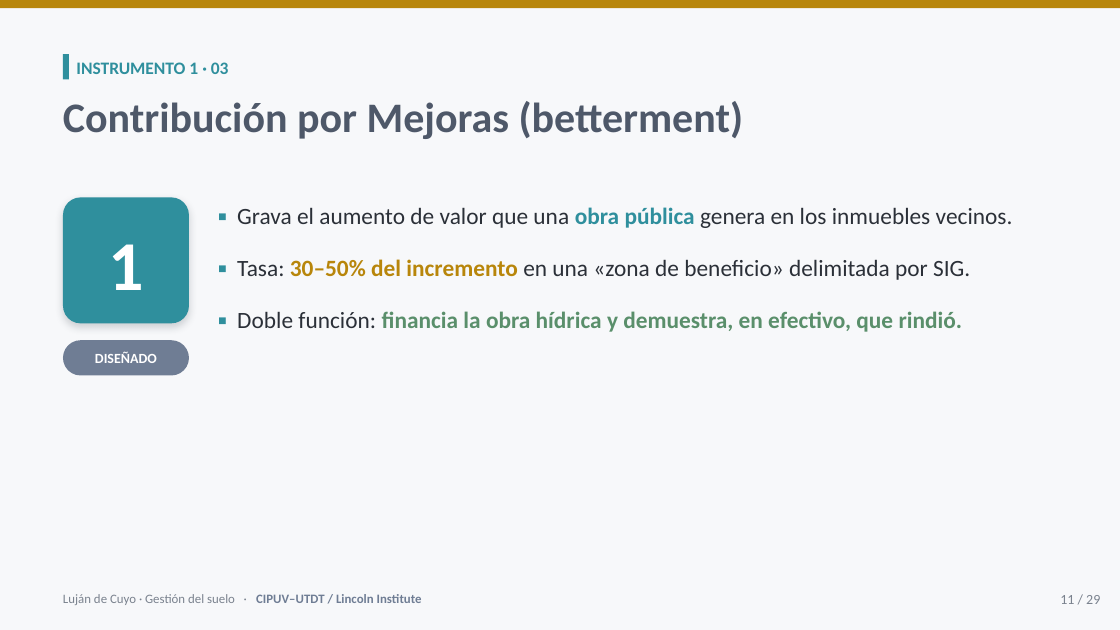
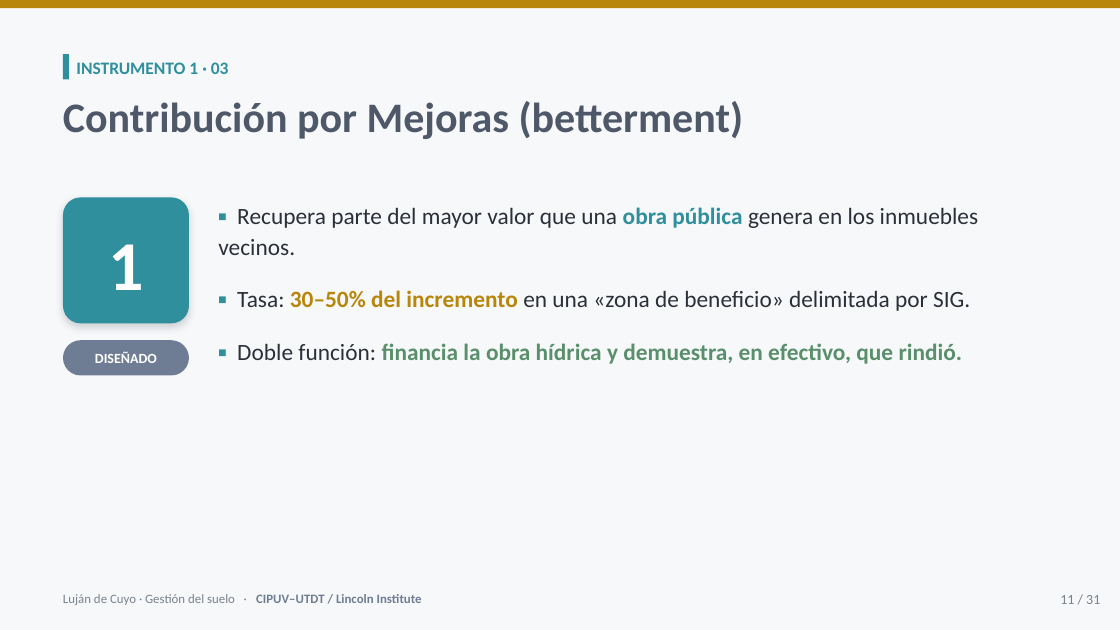
Before and after one commit to cgoytia-droid/cgoytia-droid.github.io, a slide deck: slide 11 of presentations/lujan-de-cuyo-gestion-suelo.pptx. Drawn at 1120x630 pixels with LibreOffice and Linux fonts; fonts in the diff are those of the drawing. Boxes give left, top, right and bottom in pixels: in the first picture for what was removed or moved away, otherwise in the second. Text is boxed around its words. In the diff, an @@ line names an element or a change of style, - is before the commit and + after.

```diff
--- a/presentations/lujan-de-cuyo-gestion-suelo.pptx
+++ b/presentations/lujan-de-cuyo-gestion-suelo.pptx
@@ text at box(218, 207, 979, 255): text changed @@
-▪ Grava el aumento de valor que una obra pública genera en los inmuebles vecinos.
+▪ Recupera parte del mayor valor que una obra pública genera en los inmuebles vecinos.
@@ text at box(1060, 595, 1100, 604): text changed @@
-11 / 29
+11 / 31
```
Also in this commit, not shown: 24 other slides changed, 2 slides added, 2 other files.
